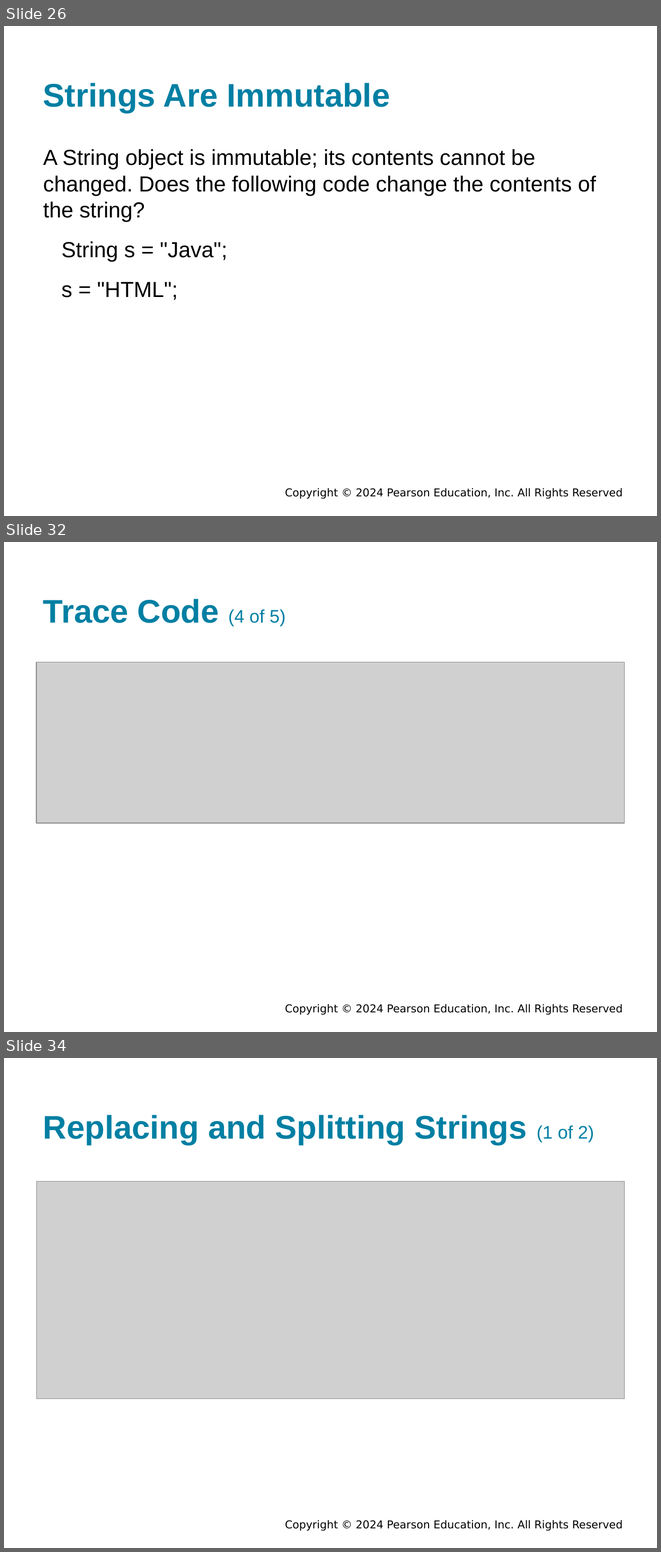
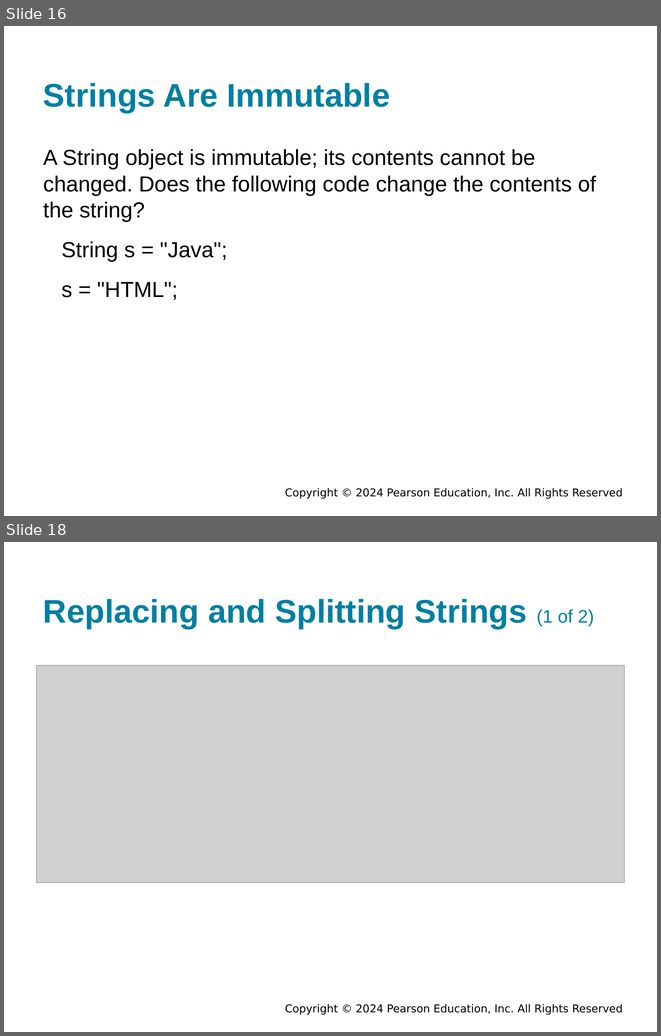
Before and after one commit to bzartoshty/bzartoshty.github.io, a slide deck: COMP110/Lectures/Chapter10/Chapter10.pptx. Shown one above the other, each under a label of ours: slides 26, 32 and 34 before the commit, slides 16 and 18 after it; the slides between them are not shown. The pictures are 661x1552 and 661x1036 pixels, drawn with LibreOffice and Linux fonts; fonts in the diff are those of the drawing; grey boxes stand for pictures; background and template pictures are left out. Boxes give left, top, right and bottom in pixels: in the first picture for what was removed or moved away, otherwise in the second. Text is boxed around its words. In the diff, an @@ line names an element or a change of style, - is before the commit and + after.

```diff
--- a/COMP110/Lectures/Chapter10/Chapter10.pptx
+++ b/COMP110/Lectures/Chapter10/Chapter10.pptx
@@ slide 32 removed at (4,542,657,1032), background #FFFFFF; not listed: 1 template element that a slide beside it also shows @@
@@ title removed at (43,599,285,626) @@
-Trace Code (4 of 5)
@@ picture removed at (37,662,624,823) @@
@@ what was slide 26 is now slide 16 @@
@@ what was slide 34 is now slide 18 @@
```
Also in this commit, not shown: 3 slides changed, 3 slides added, 20 other slides removed, 1 other file.
